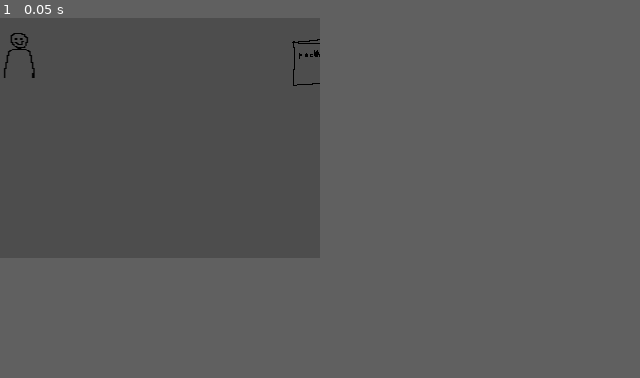
Above: before the commit, frame 1.
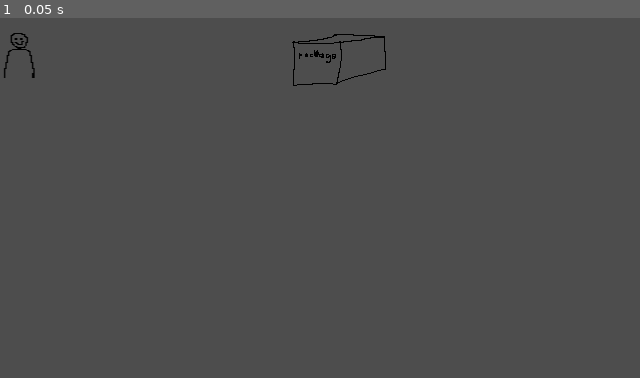
Above: after the commit, the same moment.

Repository: hkattt/blind-box-co
Game: Godot game, scene res://scenes/Main.tscn
Two runs of this game, one before a commit and one after it. Both use one fixed random seed, a clock stepped at 60 frames per second and the inputs below.
Inputs:
- Up to frame 1 (0.05 s): no input
In our replay, the window is 320x240 before the commit and 640x360 after it. These sizes can differ from the game's own. Grey fills any space a smaller window leaves; there, only what the larger window draws over its background counts as a difference.

The runs differ from the first frame. In frame 1, 0.1% of the frame differs, in the area x 50-61%, y 4-19%.

Commit message:
Setting project resolution and scaling

Diff:
--- a/src/project.godot
+++ b/src/project.godot
@@ -21,10 +21,13 @@
 
 [display]
 
-window/size/viewport_width=320
-window/size/viewport_height=240
+window/size/viewport_width=640
+window/size/viewport_height=360
+window/stretch/mode="viewport"
+window/stretch/scale_mode="integer"
 
 [rendering]
 
 renderer/rendering_method="gl_compatibility"
 renderer/rendering_method.mobile="gl_compatibility"
+2d/snap/snap_2d_transforms_to_pixel=true
